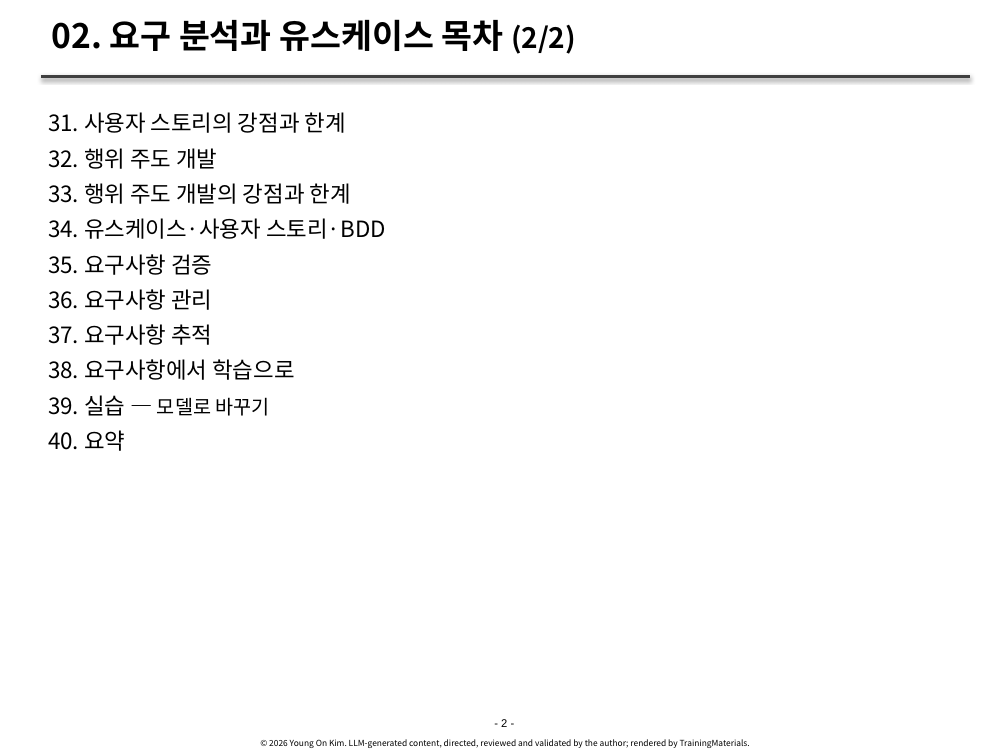
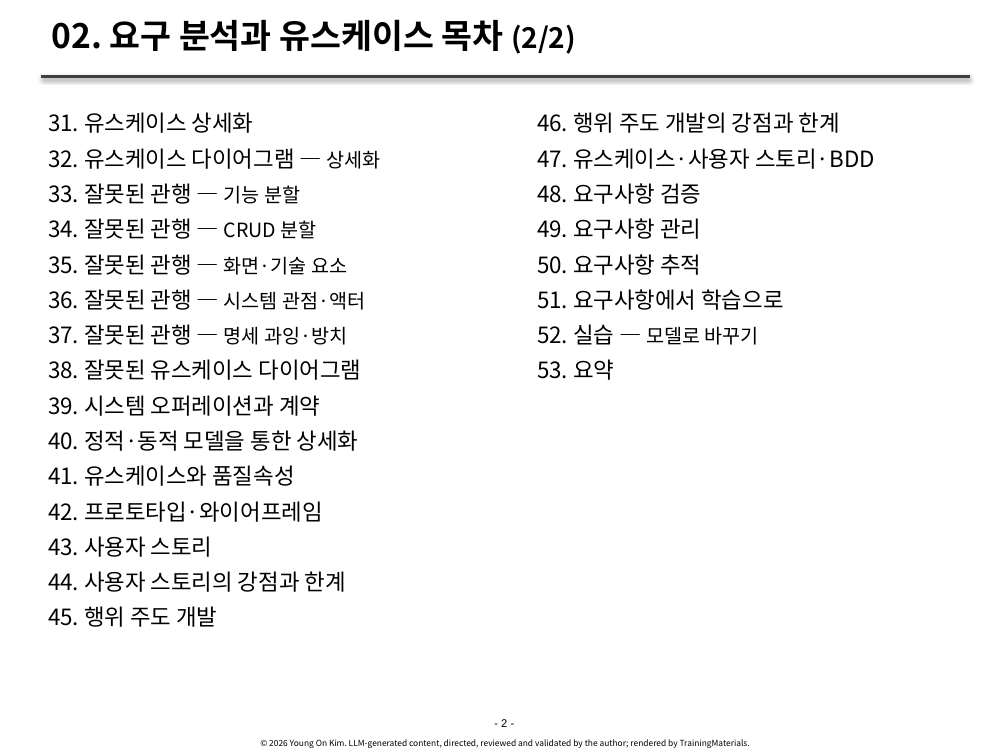
Before and after one commit to YoungSan77/TrainingMaterials, a slide deck: slide 2 of courses/ooad/sessions/s02.pptx. Drawn at 1008x756 pixels with LibreOffice and Linux fonts; fonts in the diff are those of the drawing. Boxes give left, top, right and bottom in pixels: in the first picture for what was removed or moved away, otherwise in the second. Text is boxed around its words. In the diff, an @@ line names an element or a change of style, - is before the commit and + after.

```diff
--- a/courses/ooad/sessions/s02.pptx
+++ b/courses/ooad/sessions/s02.pptx
@@ text at (48, 112, 380, 627): text changed @@
-  31. 사용자 스토리의 강점과 한계
-  32. 행위 주도 개발
-  33. 행위 주도 개발의 강점과 한계
-  34. 유스케이스·사용자 스토리·BDD
-  35. 요구사항 검증
-  36. 요구사항 관리
-  37. 요구사항 추적
-  38. 요구사항에서 학습으로
-  39. 실습 — 모델로 바꾸기
-  40. 요약
+  31. 유스케이스 상세화
+  32. 유스케이스 다이어그램 — 상세화
+  33. 잘못된 관행 — 기능 분할
+  34. 잘못된 관행 — CRUD 분할
+  35. 잘못된 관행 — 화면·기술 요소
+  36. 잘못된 관행 — 시스템 관점·액터
+  37. 잘못된 관행 — 명세 과잉·방치
+  38. 잘못된 유스케이스 다이어그램
+  39. 시스템 오퍼레이션과 계약
+  40. 정적·동적 모델을 통한 상세화
+  41. 유스케이스와 품질속성
+  42. 프로토타입·와이어프레임
+  43. 사용자 스토리
+  44. 사용자 스토리의 강점과 한계
+  45. 행위 주도 개발
@@ text added at (537, 112, 875, 380), 16 pt, text #000000 @@
+  46. 행위 주도 개발의 강점과 한계
+  47. 유스케이스·사용자 스토리·BDD
+  48. 요구사항 검증
+  49. 요구사항 관리
+  50. 요구사항 추적
+  51. 요구사항에서 학습으로
+  52. 실습 — 모델로 바꾸기
+  53. 요약
```
Also in this commit, not shown: 48 other slides changed, 18 slides added, 10 other files.
